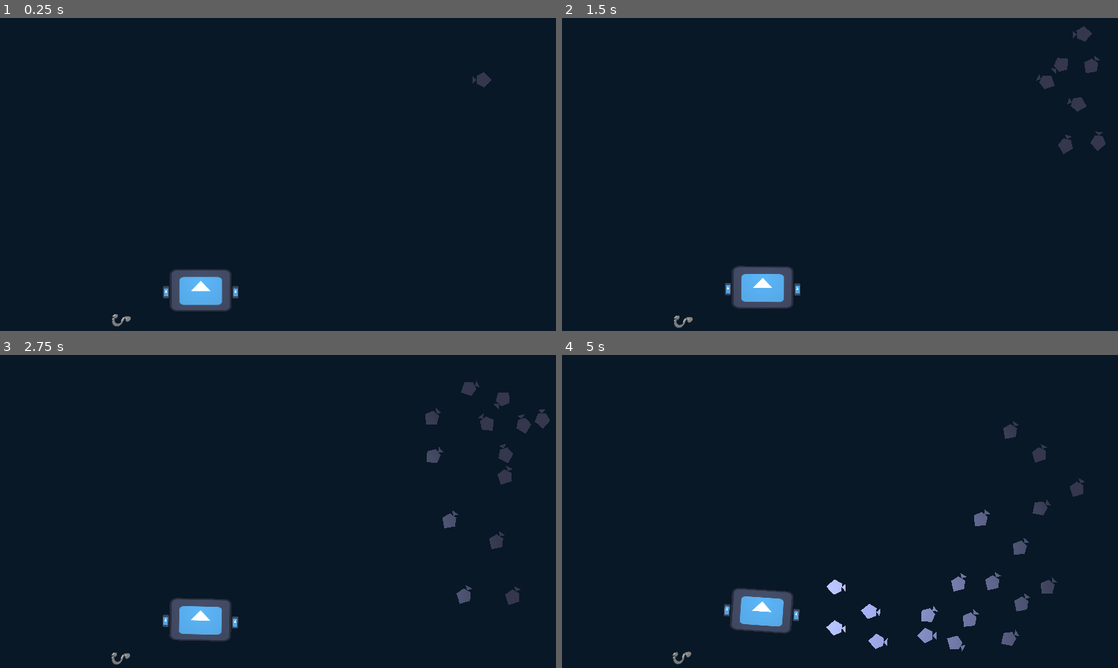
Above: before the commit, frames 1-4 (two rows, left to right).
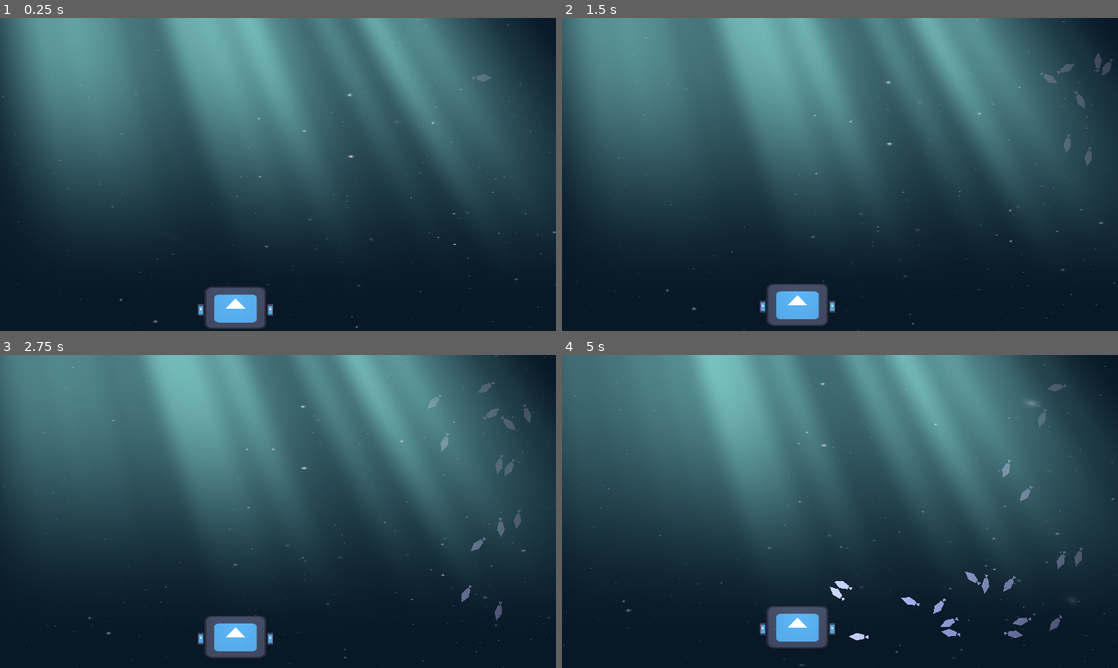
Above: after the commit, the same moments.

Repository: linuxhuskarl/godot-kosmo
Game: Godot game, scene res://scenes/test_ground.tscn
Two runs of this game, one before a commit and one after it. Both use one fixed random seed, a clock stepped at 60 frames per second and the inputs below. The engine's default icon, where the game draws it, is replaced by a stand-in: a white triangle on a blue panel in a dark square.
Inputs:
- Up to frame 1 (0.25 s): no input
- Up to frame 2 (1.5 s): no input
- Up to frame 3 (2.75 s): no input
- Up to frame 4 (5 s): no input

The runs differ from the first frame. In frame 1, 65% of the frame differs, in the area x 0-100%, y 0-100%; in frame 2, 66%; in frame 3, 66%; in frame 4, 67%.

Commit message:
added some visual sugar and fixed boids

Diff:
--- a/boids/boid.gd
+++ b/boids/boid.gd
@@ -41,9 +41,10 @@
 
 	for ray in raycasts:
 		if ray.is_colliding():
-			var distance_vector := ray.get_collision_point() - global_position
-			var inverse_distance: float = ray_length - distance_vector.length()
-			acceleration -= separation_weight * inverse_distance * distance_vector.normalized()
+			var collision_point := ray.get_collision_point()
+			var direction := collision_point.direction_to(global_position)
+			var distance := collision_point.distance_to(global_position)
+			acceleration += separation_weight * (ray_length - distance) * direction
 
 	if boid_count > 0:
 		var flock_avg_velocity := Vector2(0, 0)
--- a/boids/boid.tscn
+++ b/boids/boid.tscn
@@ -3,7 +3,6 @@
 [ext_resource type="Script" path="res://boids/boid.gd" id="1_nsgrk"]
 
 [sub_resource type="CircleShape2D" id="CircleShape2D_1q5cq"]
-radius = 20.0
 
 [sub_resource type="CapsuleShape2D" id="CapsuleShape2D_5hj7i"]
 radius = 128.0
@@ -11,15 +10,23 @@
 
 [node name="Boid" type="CharacterBody2D" groups=["boid"]]
 collision_layer = 256
-collision_mask = 257
+collision_mask = 256
 motion_mode = 1
 script = ExtResource("1_nsgrk")
+number_of_rays = 20
+ray_length = 120.0
+ray_span_degrees = 120.0
+max_speed = null
+separation_weight = null
+alignment_weight = null
+cohesion_weight = null
 
 [node name="CollisionShape2D" type="CollisionShape2D" parent="."]
 rotation = 1.5708
 shape = SubResource("CircleShape2D_1q5cq")
 
 [node name="Vision" type="Area2D" parent="."]
+visible = false
 collision_layer = 0
 collision_mask = 256
 
@@ -32,6 +39,7 @@
 
 [node name="Polygon2D" type="Polygon2D" parent="."]
 position = Vector2(-8, 0)
+scale = Vector2(1, 0.5)
 color = Color(0.68, 0.728, 1, 1)
 polygon = PackedVector2Array(24, 0, 8, 16, -8, 8, -8, 0, -16, 8, -16, -8, -8, 0, -8, -8, 8, -16)
 
--- a/boids/test_boids.tscn
+++ b/boids/test_boids.tscn
@@ -6,37 +6,107 @@
 
 [node name="Boid" parent="." instance=ExtResource("1_abx7v")]
 position = Vector2(-496, -32)
+number_of_rays = null
+ray_length = null
+ray_span_degrees = null
+max_speed = null
+separation_weight = null
+alignment_weight = null
+cohesion_weight = null
 
 [node name="Camera2D" type="Camera2D" parent="Boid"]
 zoom = Vector2(0.5, 0.5)
 
 [node name="Boid2" parent="." instance=ExtResource("1_abx7v")]
 position = Vector2(-392, 568)
+number_of_rays = null
+ray_length = null
+ray_span_degrees = null
+max_speed = null
+separation_weight = null
+alignment_weight = null
+cohesion_weight = null
 
 [node name="Boid3" parent="." instance=ExtResource("1_abx7v")]
 position = Vector2(-344, 264)
+number_of_rays = null
+ray_length = null
+ray_span_degrees = null
+max_speed = null
+separation_weight = null
+alignment_weight = null
+cohesion_weight = null
 
 [node name="Boid4" parent="." instance=ExtResource("1_abx7v")]
 position = Vector2(-136, -24)
+number_of_rays = null
+ray_length = null
+ray_span_degrees = null
+max_speed = null
+separation_weight = null
+alignment_weight = null
+cohesion_weight = null
 
 [node name="Boid5" parent="." instance=ExtResource("1_abx7v")]
 position = Vector2(16, 248)
+number_of_rays = null
+ray_length = null
+ray_span_degrees = null
+max_speed = null
+separation_weight = null
+alignment_weight = null
+cohesion_weight = null
 
 [node name="Boid6" parent="." instance=ExtResource("1_abx7v")]
 position = Vector2(8, 552)
+number_of_rays = null
+ray_length = null
+ray_span_degrees = null
+max_speed = null
+separation_weight = null
+alignment_weight = null
+cohesion_weight = null
 
 [node name="Boid7" parent="." instance=ExtResource("1_abx7v")]
 position = Vector2(888, 576)
 rotation = -2.95123
+number_of_rays = null
+ray_length = null
+ray_span_degrees = null
+max_speed = null
+separation_weight = null
+alignment_weight = null
+cohesion_weight = null
 
 [node name="Boid8" parent="." instance=ExtResource("1_abx7v")]
 position = Vector2(1344, 600)
 rotation = -2.95123
+number_of_rays = null
+ray_length = null
+ray_span_degrees = null
+max_speed = null
+separation_weight = null
+alignment_weight = null
+cohesion_weight = null
 
 [node name="Boid9" parent="." instance=ExtResource("1_abx7v")]
 position = Vector2(808, 856)
 rotation = -2.95123
+number_of_rays = null
+ray_length = null
+ray_span_degrees = null
+max_speed = null
+separation_weight = null
+alignment_weight = null
+cohesion_weight = null
 
 [node name="Boid10" parent="." instance=ExtResource("1_abx7v")]
 position = Vector2(1224, 872)
 rotation = -2.95123
+number_of_rays = null
+ray_length = null
+ray_span_degrees = null
+max_speed = null
+separation_weight = null
+alignment_weight = null
+cohesion_weight = null
--- a/project.godot
+++ b/project.godot
@@ -69,6 +69,4 @@
 
 [rendering]
 
-renderer/rendering_method="gl_compatibility"
-renderer/rendering_method.mobile="gl_compatibility"
 environment/defaults/default_clear_color=Color(0.03, 0.094, 0.15, 1)
--- a/scenes/test_ground.tscn
+++ b/scenes/test_ground.tscn
@@ -1,15 +1,60 @@
-[gd_scene load_steps=6 format=3 uid="uid://0ojdpu60lwjo"]
+[gd_scene load_steps=11 format=3 uid="uid://0ojdpu60lwjo"]
 
 [ext_resource type="PackedScene" uid="uid://cjlovundhsjr1" path="res://ships/ship.tscn" id="1_0irde"]
-[ext_resource type="Texture2D" uid="uid://y86od0y82k7l" path="res://hook.png" id="2_kr0iq"]
 [ext_resource type="Script" path="res://boids/boid_spawner.gd" id="3_5kw40"]
+[ext_resource type="Shader" path="res://shaders/godray.gdshader" id="4_opigt"]
+[ext_resource type="Shader" path="res://shaders/snow.gdshader" id="5_xp2rf"]
 
 [sub_resource type="WorldBoundaryShape2D" id="WorldBoundaryShape2D_mdcvm"]
 
-[sub_resource type="RectangleShape2D" id="RectangleShape2D_1u3by"]
-size = Vector2(43, 24)
+[sub_resource type="ShaderMaterial" id="ShaderMaterial_klmxs"]
+shader = ExtResource("4_opigt")
+shader_parameter/angle = 0.005
+shader_parameter/position = -0.065
+shader_parameter/spread = 0.757
+shader_parameter/cutoff = 0.05
+shader_parameter/falloff = 1.0
+shader_parameter/edge_fade = 0.266
+shader_parameter/speed = 1.0
+shader_parameter/ray1_density = 8.0
+shader_parameter/ray2_density = 30.0
+shader_parameter/ray2_intensity = 0.251
+shader_parameter/color = Color(0.62, 1, 0.968333, 0.8)
+shader_parameter/hdr = true
+shader_parameter/seed = 5.0
+
+[sub_resource type="ShaderMaterial" id="ShaderMaterial_x15cd"]
+shader = ExtResource("5_xp2rf")
+shader_parameter/spread = 0.5
+shader_parameter/size = 0.25
+shader_parameter/snow_color = Color(1, 1, 1, 1)
+shader_parameter/snow_transparency = 0.2
+shader_parameter/speed = 0.1
+shader_parameter/wind = 2.0
+shader_parameter/num_of_layers = 10
+
+[sub_resource type="Gradient" id="Gradient_nstwu"]
+colors = PackedColorArray(0, 0, 0, 0, 1, 1, 1, 0)
+
+[sub_resource type="GradientTexture2D" id="GradientTexture2D_j2pdx"]
+gradient = SubResource("Gradient_nstwu")
+fill_from = Vector2(0.982906, 0.367521)
+fill_to = Vector2(0, 0)
+
+[sub_resource type="ShaderMaterial" id="ShaderMaterial_p6om3"]
+shader = ExtResource("5_xp2rf")
+shader_parameter/spread = 0.5
+shader_parameter/size = 0.1
+shader_parameter/snow_color = Color(1, 1, 1, 1)
+shader_parameter/snow_transparency = 0.2
+shader_parameter/speed = 0.05
+shader_parameter/wind = 2.0
+shader_parameter/num_of_layers = 10
 
 [node name="TestGround" type="Node2D"]
+
+[node name="Camera2D" type="Camera2D" parent="."]
+position = Vector2(576, 328)
 
 [node name="WorldBounds" type="Node2D" parent="."]
 
@@ -45,31 +90,7 @@
 shape = SubResource("WorldBoundaryShape2D_mdcvm")
 
 [node name="Ship" parent="." instance=ExtResource("1_0irde")]
-position = Vector2(416, 568)
-
-[node name="Hook" type="RigidBody2D" parent="."]
-position = Vector2(264, 624)
-mass = 5.0
-gravity_scale = -2.0
-metadata/_edit_group_ = true
-
-[node name="Sprite2D" type="Sprite2D" parent="Hook"]
-position = Vector2(-8, 0)
-rotation = -1.57079
-texture = ExtResource("2_kr0iq")
-
-[node name="CollisionShape2D" type="CollisionShape2D" parent="Hook"]
-position = Vector2(-10.5, 0)
-shape = SubResource("RectangleShape2D_1u3by")
-
-[node name="GrooveJoint2D" type="GrooveJoint2D" parent="."]
-position = Vector2(264, 624)
-rotation = -1.5708
-node_a = NodePath("../Hook")
-node_b = NodePath("../Ship")
-disable_collision = false
-length = 152.0
-initial_offset = 152.0
+position = Vector2(488, 624)
 
 [node name="DirectionalLight2D" type="DirectionalLight2D" parent="."]
 energy = 0.7
@@ -78,3 +99,39 @@
 [node name="BoidSpawner" type="Node2D" parent="."]
 position = Vector2(1000, 128)
 script = ExtResource("3_5kw40")
+
+[node name="CanvasLayer" type="CanvasLayer" parent="."]
+
+[node name="Godrays" type="ColorRect" parent="CanvasLayer"]
+material = SubResource("ShaderMaterial_klmxs")
+offset_left = -152.0
+offset_right = 1840.0
+offset_bottom = 600.0
+
+[node name="Silt" type="TextureRect" parent="CanvasLayer"]
+material = SubResource("ShaderMaterial_x15cd")
+anchors_preset = 15
+anchor_right = 1.0
+anchor_bottom = 1.0
+grow_horizontal = 2
+grow_vertical = 2
+texture = SubResource("GradientTexture2D_j2pdx")
+flip_h = true
+flip_v = true
+
+[node name="CanvasLayer2" type="CanvasLayer" parent="."]
+layer = -1
+
+[node name="Silt" type="TextureRect" parent="CanvasLayer2"]
+material = SubResource("ShaderMaterial_p6om3")
+anchors_preset = 15
+anchor_right = 1.0
+anchor_bottom = 1.0
+offset_right = 1152.0
+offset_bottom = 648.0
+grow_horizontal = 2
+grow_vertical = 2
+scale = Vector2(0.5, 0.5)
+texture = SubResource("GradientTexture2D_j2pdx")
+flip_h = true
+flip_v = true
--- /dev/null
+++ b/shaders/godray.gdshader
@@ -0,0 +1,108 @@
+/*
+Shader from Godot Shaders - the free shader library.
+godotshaders.com/shader/god-rays
+
+Feel free to use, improve and change this shader according to your needs
+and consider sharing the modified result on godotshaders.com.
+*/
+
+shader_type canvas_item;
+
+uniform float angle = -0.3;
+uniform float position = -0.2;
+uniform float spread : hint_range(0.0, 1.0) = 0.5;
+uniform float cutoff : hint_range(-1.0, 1.0) = 0.1;
+uniform float falloff : hint_range(0.0, 1.0) = 0.2;
+uniform float edge_fade : hint_range(0.0, 1.0) = 0.15;
+
+uniform float speed = 1.0;
+uniform float ray1_density = 8.0;
+uniform float ray2_density = 30.0;
+uniform float ray2_intensity : hint_range(0.0, 1.0) = 0.3;
+
+uniform vec4 color : source_color = vec4(1.0, 0.9, 0.65, 0.8);
+uniform sampler2D SCREEN_TEXTURE : hint_screen_texture, filter_linear_mipmap;
+
+uniform bool hdr = false;
+uniform float seed = 5.0;
+
+// Random and noise functions from Book of Shader's chapter on Noise.
+float random(vec2 _uv) {
+    return fract(sin(dot(_uv.xy,
+                         vec2(12.9898, 78.233))) *
+        43758.5453123);
+}
+
+float noise (in vec2 uv) {
+    vec2 i = floor(uv);
+    vec2 f = fract(uv);
+
+    // Four corners in 2D of a tile
+    float a = random(i);
+    float b = random(i + vec2(1.0, 0.0));
+    float c = random(i + vec2(0.0, 1.0));
+    float d = random(i + vec2(1.0, 1.0));
+
+
+    // Smooth Interpolation
+
+    // Cubic Hermine Curve. Same as SmoothStep()
+    vec2 u = f * f * (3.0-2.0 * f);
+
+    // Mix 4 coorners percentages
+    return mix(a, b, u.x) +
+            (c - a)* u.y * (1.0 - u.x) +
+            (d - b) * u.x * u.y;
+}
+
+mat2 rotate(float _angle){
+    return mat2(vec2(cos(_angle), -sin(_angle)),
+                vec2(sin(_angle), cos(_angle)));
+}
+
+vec4 screen(vec4 base, vec4 blend){
+	return 1.0 - (1.0 - base) * (1.0 - blend);
+}
+
+void fragment()
+{
+
+	// Rotate, skew and move the UVs
+	vec2 transformed_uv = ( rotate(angle) * (UV - position) )  / ( (UV.y + spread) - (UV.y * spread) );
+
+	// Animate the ray according the the new transformed UVs
+	vec2 ray1 = vec2(transformed_uv.x * ray1_density + sin(TIME * 0.1 * speed) * (ray1_density * 0.2) + seed, 1.0);
+	vec2 ray2 = vec2(transformed_uv.x * ray2_density + sin(TIME * 0.2 * speed) * (ray1_density * 0.2) + seed, 1.0);
+
+	// Cut off the ray's edges
+	float cut = step(cutoff, transformed_uv.x) * step(cutoff, 1.0 - transformed_uv.x);
+	ray1 *= cut;
+	ray2 *= cut;
+
+	// Apply the noise pattern (i.e. create the rays)
+	float rays;
+
+	if (hdr){
+		// This is not really HDR, but check this to not clamp the two merged rays making
+		// their values go over 1.0. Can make for some nice effect
+		rays = noise(ray1) + (noise(ray2) * ray2_intensity);
+	}
+	else{
+		 rays = clamp(noise(ray1) + (noise(ray2) * ray2_intensity), 0., 1.);
+	}
+
+	// Fade out edges
+	rays *= smoothstep(0.0, falloff, (1.0 - UV.y)); // Bottom
+	rays *= smoothstep(0.0 + cutoff, edge_fade + cutoff, transformed_uv.x); // Left
+	rays *= smoothstep(0.0 + cutoff, edge_fade + cutoff, 1.0 - transformed_uv.x); // Right
+
+	// Color to the rays
+	vec3 shine = vec3(rays) * color.rgb;
+
+	// Try different blending modes for a nicer effect. "Screen" is included in the code,
+	// but take a look at https://godotshaders.com/snippet/blending-modes/ for more.
+	// With "Screen" blend mode:
+	shine = screen(texture(SCREEN_TEXTURE, SCREEN_UV), vec4(color)).rgb;
+
+	COLOR = vec4(shine, rays * color.a);
+}
--- /dev/null
+++ b/shaders/snow.gdshader
@@ -0,0 +1,71 @@
+shader_type canvas_item;
+
+// Snow appearance parameters
+uniform float spread : hint_range(0.0, 1.5) = 0.5;        // Snowflake spread
+uniform float size : hint_range(0.01, 5.0) = 0.5;        // Snowflake size
+uniform vec4 snow_color : source_color = vec4(1.0);      // Snow color
+uniform float snow_transparency: hint_range(-0.5, 1.0) = 0.2;   // Intensity of the snow transparency
+
+// Snow movement parameters
+uniform float speed : hint_range(0.0, 10.0) = 0.5;       // Fall speed
+uniform float wind : hint_range(-2.0, 2.0) = 0.0;        // Wind direction and strength
+uniform int num_of_layers = 40;                          // Depth layers
+
+// Constants for noise generation
+const mat3 NOISE_MATRIX = mat3(
+    vec3(13.323122, 23.5112, 21.71123),
+    vec3(21.1212, 28.7312, 11.9312),
+    vec3(21.8112, 14.7212, 61.3934)
+);
+
+// Helper function to generate snowflake pattern
+vec3 generate_snowflake(vec2 coord, float layer_index, float time, float wind_strength) {
+    // Scale coordinates based on layer depth
+    float layer_scale = 1.0 + layer_index * 0.5 / (max(size, 0.01) * 2.0);
+    vec2 scaled_coord = coord * layer_scale;
+
+    // Apply movement (falling + wind)
+    vec2 movement = vec2(
+        scaled_coord.y * (spread * mod(layer_index * 7.238917, 1.0) - spread * 0.5) +
+        (-wind_strength) * speed * time * 0.5,  // Reverse the wind direction by negating wind_strength
+        -speed * time / (1.0 + layer_index * 0.5 * 0.03)
+    );
+    vec2 final_coord = scaled_coord + movement;
+
+    // Generate noise pattern
+    vec3 noise_input = vec3(floor(final_coord), 31.189 + layer_index);
+    vec3 noise_val = floor(noise_input) * 0.00001 + fract(noise_input);
+    vec3 random = fract((31415.9 + noise_val) / fract(NOISE_MATRIX * noise_val));
+
+    // Calculate snowflake shape
+    vec2 shape = abs(mod(final_coord, 1.0) - 0.5 + 0.9 * random.xy - 0.45);
+    shape += 0.01 * abs(2.0 * fract(10.0 * final_coord.yx) - 1.0);
+
+    // Calculate edge softness
+    float depth_offset = 5.0 * sin(time * 0.1);
+    float edge_softness = 0.005 + 0.05 * min(0.5 * abs(layer_index - 5.0 - depth_offset), 1.0);
+
+    // Calculate final shape
+    float shape_value = 0.6 * max(shape.x - shape.y, shape.x + shape.y) + max(shape.x, shape.y) - 0.01;
+
+    return vec3(smoothstep(edge_softness, -edge_softness, shape_value) *
+                (random.x / (1.0 + 0.02 * layer_index * 0.5)));
+}
+
+void fragment() {
+    vec3 snow_accumulation = vec3(0.0);
+
+    // Generate snow for each layer
+    for (int i = 0; i < num_of_layers; i++) {
+        snow_accumulation += generate_snowflake(UV, float(i), TIME, wind);
+    }
+
+    // Calculate final color
+    float snow_intensity = clamp(length(snow_accumulation), 0.0, 1.0);
+    vec4 base_color = texture(TEXTURE, UV);
+
+    // Apply transparency effect to the snow color
+    vec4 transparency_color = vec4(snow_color.rgb * (1.0 + snow_transparency), snow_intensity);
+
+    COLOR = mix(base_color, transparency_color, snow_intensity);
+}
--- a/ships/booster.gd
+++ b/ships/booster.gd
@@ -4,7 +4,7 @@
 @export var action := &"no_input"
 @export var reverse_action := &"no_input"
 
-@onready var emitter: GPUParticles2D = $Particles
+@onready var emitter: CPUParticles2D = $Particles
 
 
 # Called every frame. 'delta' is the elapsed time since the previous frame.
--- a/ships/booster.tscn
+++ b/ships/booster.tscn
@@ -7,52 +7,36 @@
 [sub_resource type="RectangleShape2D" id="RectangleShape2D_l5fyg"]
 size = Vector2(20, 18)
 
-[sub_resource type="Gradient" id="Gradient_3ejog"]
-offsets = PackedFloat32Array(0, 0.486667, 1)
-colors = PackedColorArray(0.67, 1, 0.9835, 1, 0, 0.537255, 0.52549, 0.533333, 0.346186, 0.547705, 1, 0)
-
-[sub_resource type="GradientTexture1D" id="GradientTexture1D_nvdvi"]
-gradient = SubResource("Gradient_3ejog")
-
 [sub_resource type="Curve" id="Curve_c5nsb"]
 _data = [Vector2(0, 0.813187), 0.0, 0.0, 0, 0, Vector2(0.429907, 1), 0.0, 0.0, 0, 0, Vector2(0.588785, 0.010989), -3.57988, 0.0, 0, 0]
 point_count = 3
 
-[sub_resource type="CurveTexture" id="CurveTexture_rrx06"]
-curve = SubResource("Curve_c5nsb")
-
-[sub_resource type="ParticleProcessMaterial" id="ParticleProcessMaterial_18p83"]
-particle_flag_disable_z = true
-emission_shape = 3
-emission_box_extents = Vector3(5, 1, 0)
-direction = Vector3(-1, 0, 0)
-spread = 10.0
-initial_velocity_min = 190.0
-initial_velocity_max = 298.0
-angular_velocity_min = -1.60933e-05
-angular_velocity_max = -1.60933e-05
-gravity = Vector3(0, -980, 0)
-scale_min = 0.1
-scale_max = 0.5
-scale_curve = SubResource("CurveTexture_rrx06")
-color_ramp = SubResource("GradientTexture1D_nvdvi")
-turbulence_influence_min = 0.05
-turbulence_influence_max = 0.05
-turbulence_initial_displacement_min = 1.49012e-06
-turbulence_initial_displacement_max = 1.49012e-06
+[sub_resource type="Gradient" id="Gradient_3ejog"]
+offsets = PackedFloat32Array(0, 0.486667, 1)
+colors = PackedColorArray(0.67, 1, 0.9835, 1, 0, 0.537255, 0.52549, 0.533333, 0.346186, 0.547705, 1, 0)
 
 [node name="Booster" type="CollisionShape2D"]
 shape = SubResource("RectangleShape2D_l5fyg")
 script = ExtResource("1_05pvo")
 
-[node name="Particles" type="GPUParticles2D" parent="."]
+[node name="Particles" type="CPUParticles2D" parent="."]
 position = Vector2(-8, 0)
 amount = 50
-process_material = SubResource("ParticleProcessMaterial_18p83")
+explosiveness = 0.08
 texture = ExtResource("2_xh5gt")
-explosiveness = 0.08
-fixed_fps = 0
-draw_order = 0
+emission_shape = 3
+emission_rect_extents = Vector2(5, 1)
+direction = Vector2(-1, 0)
+spread = 10.0
+gravity = Vector2(0, -500)
+initial_velocity_min = 190.0
+initial_velocity_max = 298.0
+damping_min = 100.0
+damping_max = 100.0
+scale_amount_min = 0.1
+scale_amount_max = 0.5
+scale_amount_curve = SubResource("Curve_c5nsb")
+color_ramp = SubResource("Gradient_3ejog")
 
 [node name="Sprite2D" type="Sprite2D" parent="."]
 rotation = 1.5708
--- a/ships/ship.tscn
+++ b/ships/ship.tscn
@@ -26,15 +26,15 @@
 position = Vector2(-72, 0)
 rotation = -1.57079
 force = 4000
-action = &"left"
-reverse_action = &"left_reverse"
+action = &"right"
+reverse_action = &"right_reverse"
 
 [node name="RightBooster" parent="." instance=ExtResource("3_ps1ty")]
 position = Vector2(72, 0)
 rotation = -1.57079
 force = 4000
-action = &"right"
-reverse_action = &"right_reverse"
+action = &"left"
+reverse_action = &"left_reverse"
 
 [node name="omni" type="PointLight2D" parent="."]
 position = Vector2(1.19209e-06, -24)
Not shown: 1 places in ships/booster.tscn that only renumber resources
